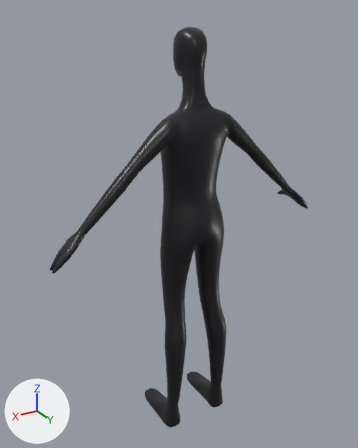
The FBX model Assets/models/Enemies/CorruptExplorer/ExplorerMonster.fbx, before and after one commit.
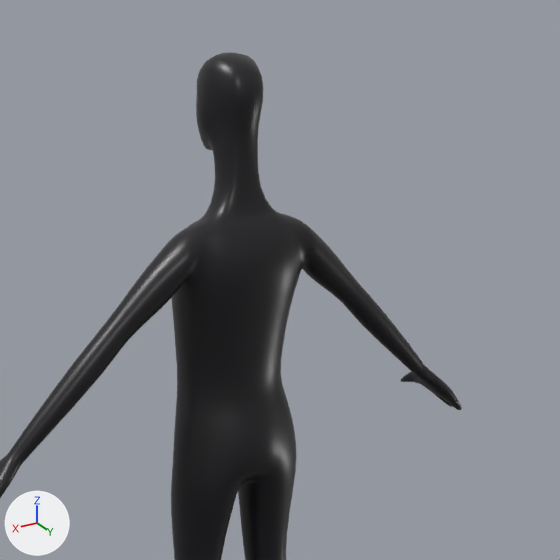
Old and new are each drawn whole from a 50 mm lens placed at (1.646, 2.508, 2.892), pointed at (0.044, -0.162, 1.557) and again close up on the part from 21% to 100% of the width and 0% to 64% of the height. The lights are fixed; the arrows at lower left show +X, +Y and +Z. Where no turn or scale is listed for an object, it has been applied to the vertices.

The first close-up shows '1_body'.
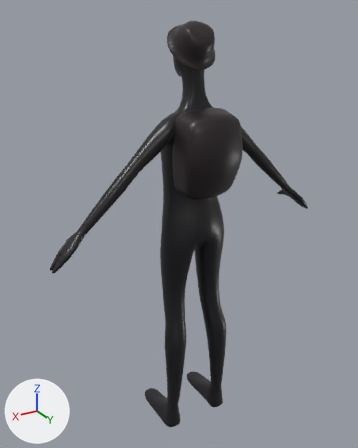
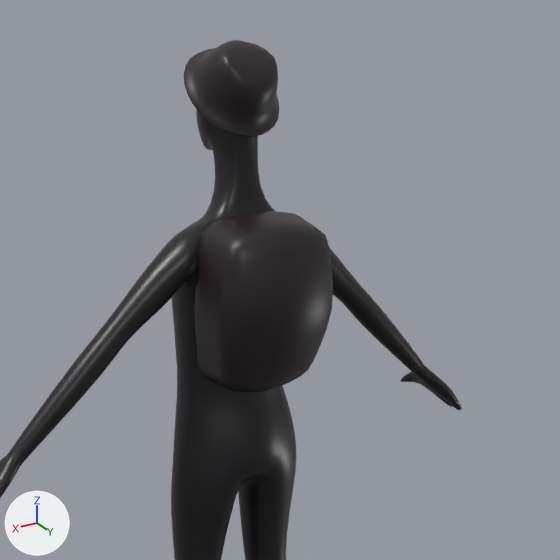
Location of each change, [x1, y1, x2, y2] in pixels of the close-ups (560 x 560 px):
'1_backpack', added (black)
    after: [194, 211, 333, 392]
'1_hat', added (black)
    after: [184, 40, 279, 137]

What changed in the scene script:
```text
Add mat_material:
    mat_material = principled_material('Material')
    mat_material.base_color = (0.0182, 0.0113, 0.013)  # black #251c1e
    mat_material.roughness = 0.408
Add me_cylinder_003:
    me_cylinder_003.from_pydata(...)  # 370 vertices, 368 faces; spans x -0.154..0.154, y -0.123..0.132, z -0.131..0.132
    me_cylinder_003.materials.append(mat_material)  # black #251c1e
Add me_cube_001:
    me_cube_001.from_pydata(...)  # 386 vertices, 384 faces; spans x -0.204..0.204, y -1.428..-1.143, z 5.715..6.261
    me_cube_001.materials.append(mat_material)  # black #251c1e
Add ob_1_hat:
    ob_1_hat = bpy.data.objects.new('1_hat', me_cylinder_003)
    ob_1_hat.location = (0.0, -0.08, 2.708)
Add ob_1_backpack:
    ob_1_backpack = bpy.data.objects.new('1_backpack', me_cube_001)
    ob_1_backpack.location = (0.0, 1.402, -3.895)
```
